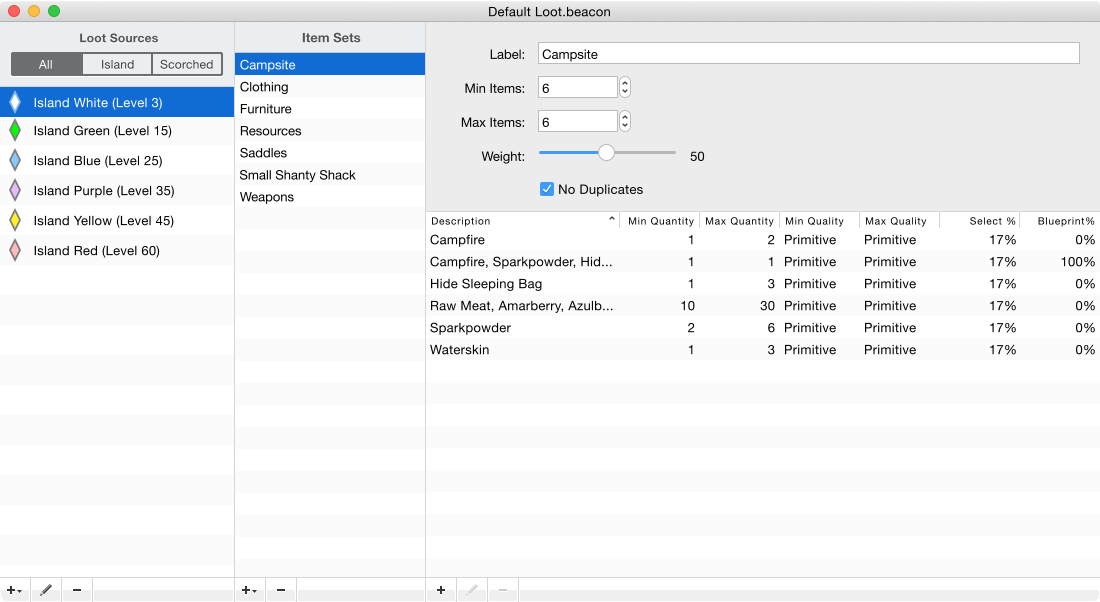
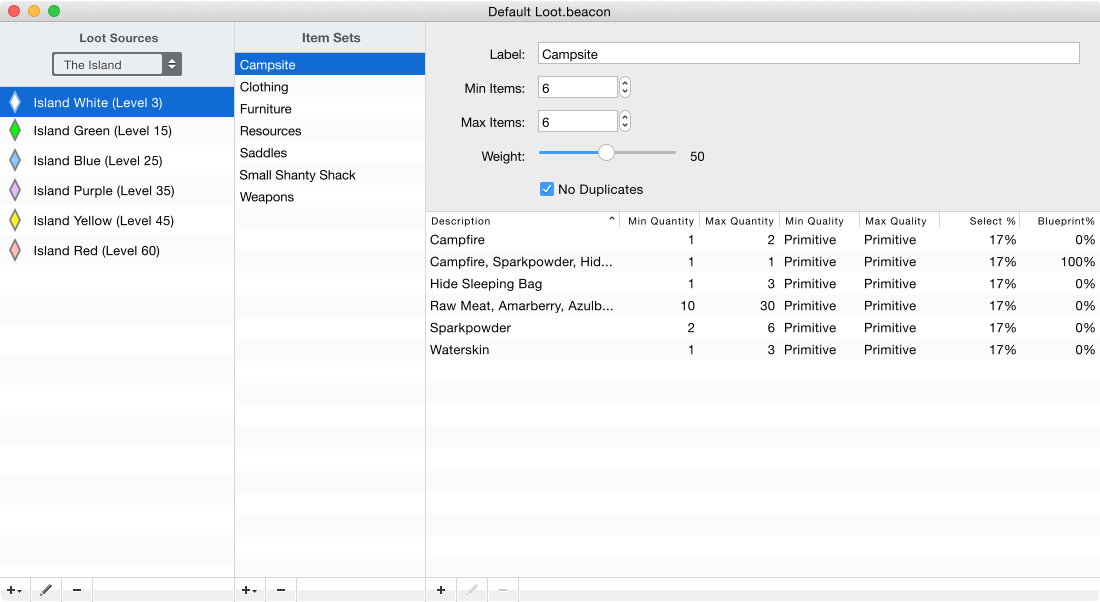
Comparing the layer stacks of the two 1100px x 602px images. Changes:
removed layer "All" from group "Header" over [39, 60, 52, 69]
removed layer "Island" from group "Header" over [102, 60, 134, 69]
removed layer "Island Shadow" from group "Header" over [102, 61, 134, 70]
removed layer "Scorched" from group "Header" over [160, 59, 213, 69]
removed layer "Scorched Shadow" from group "Header" over [160, 60, 213, 70]
removed layer "Rectangle 17" from group "Header" over [83, 60, 134, 71]
added layer "Arrows" in group "Header" over [168, 59, 176, 69]
added layer "Arrows Shadow" in group "Header" over [168, 60, 176, 70]
added layer "The Island" in group "Header" over [64, 60, 121, 70]
added layer "The Island Shadow" in group "Header" over [64, 61, 121, 71]
painted on "Rectangle 16" over [54, 54, 221, 74]
painted on "Rectangle 15" over [11, 52, 223, 76]
painted on "Rectangle 15 copy" over [11, 53, 223, 77]
